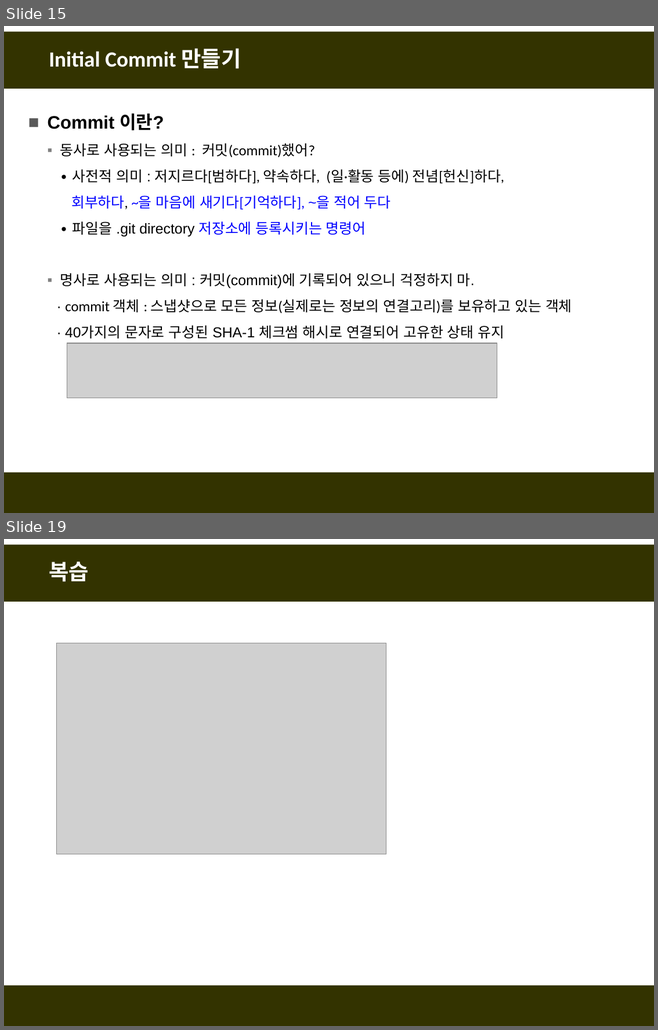
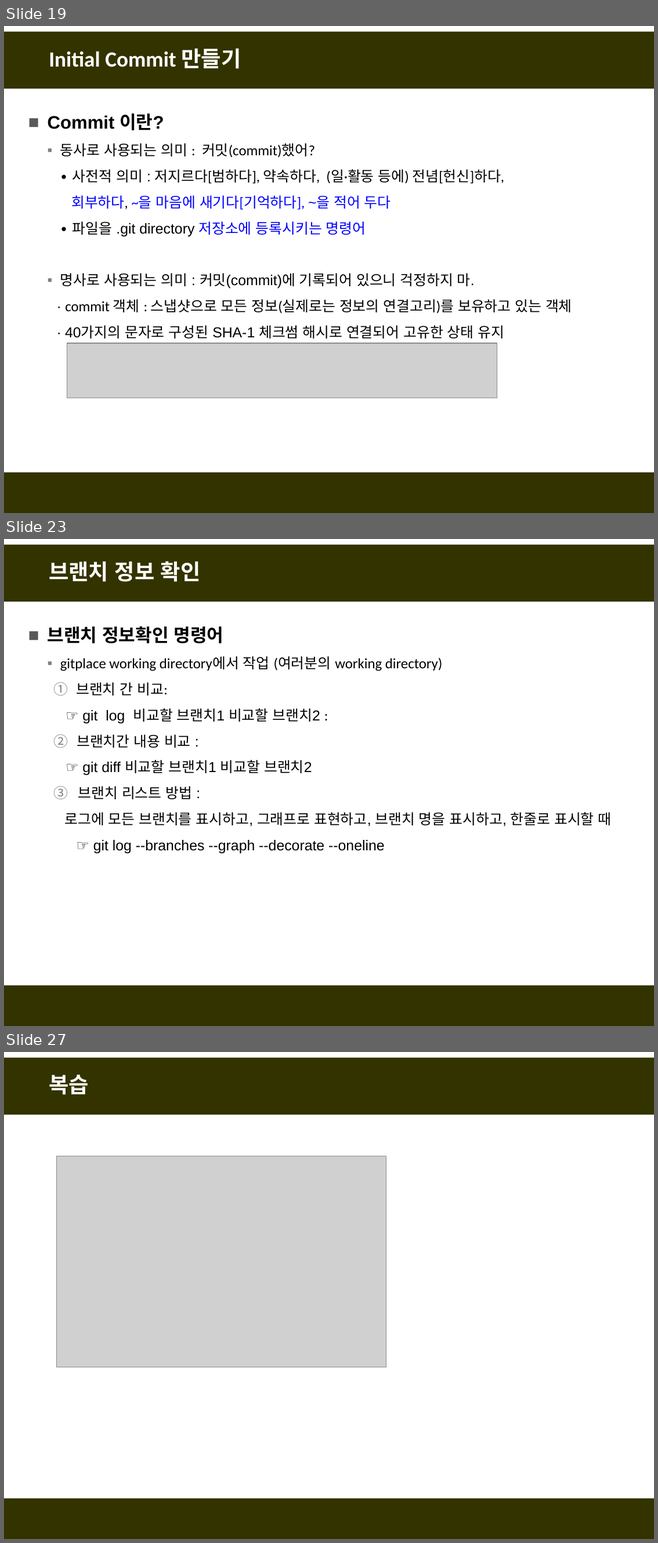
Before and after one commit to fasthill/github-lecture, a slide deck: git및github첫걸음.pptx. Shown one above the other, each under a label of ours: slides 15 and 19 before the commit, slides 19, 23 and 27 after it; the slides between them are not shown. The pictures are 658x1030 and 658x1543 pixels, drawn with LibreOffice and Linux fonts; fonts in the diff are those of the drawing; grey boxes stand for pictures. Boxes give left, top, right and bottom in pixels: in the first picture for what was removed or moved away, otherwise in the second. Text is boxed around its words. In the diff, an @@ line names an element or a change of style, - is before the commit and + after.

```diff
--- a/git및github첫걸음.pptx
+++ b/git및github첫걸음.pptx
@@ slide 23 added at (x1=4, y1=539, x2=654, y2=1026), background #FFFFFF; not listed: 2 template elements that a slide beside it also shows @@
@@ title added at (x1=49, y1=561, x2=201, y2=582), 24 pt, text #FFFFFF, bold @@
+브랜치 정보 확인
@@ text added at (x1=48, y1=626, x2=611, y2=853), 16 pt, text #000000 @@
+■ 브랜치 정보확인 명령어
+  ▪ gitplace working directory에서 작업 (여러분의 working directory)
+  1. 브랜치 간 비교:
+  ☞ git log 비교할 브랜치1 비교할 브랜치2 :
+  2. 브랜치간 내용 비교 :
+  ☞ git diff 비교할 브랜치1 비교할 브랜치2
+  3. 브랜치 리스트 방법 :
+로그에 모든 브랜치를 표시하고, 그래프로 표현하고, 브랜치 명을 표시하고, 한줄로 표시할 때
+☞ git log --branches --graph --decorate --oneline
@@ what was slide 15 is now slide 19 @@
@@ what was slide 19 is now slide 27 @@
```
Also in this commit, not shown: 4 slides changed, 11 other slides added, 2 slides removed.
